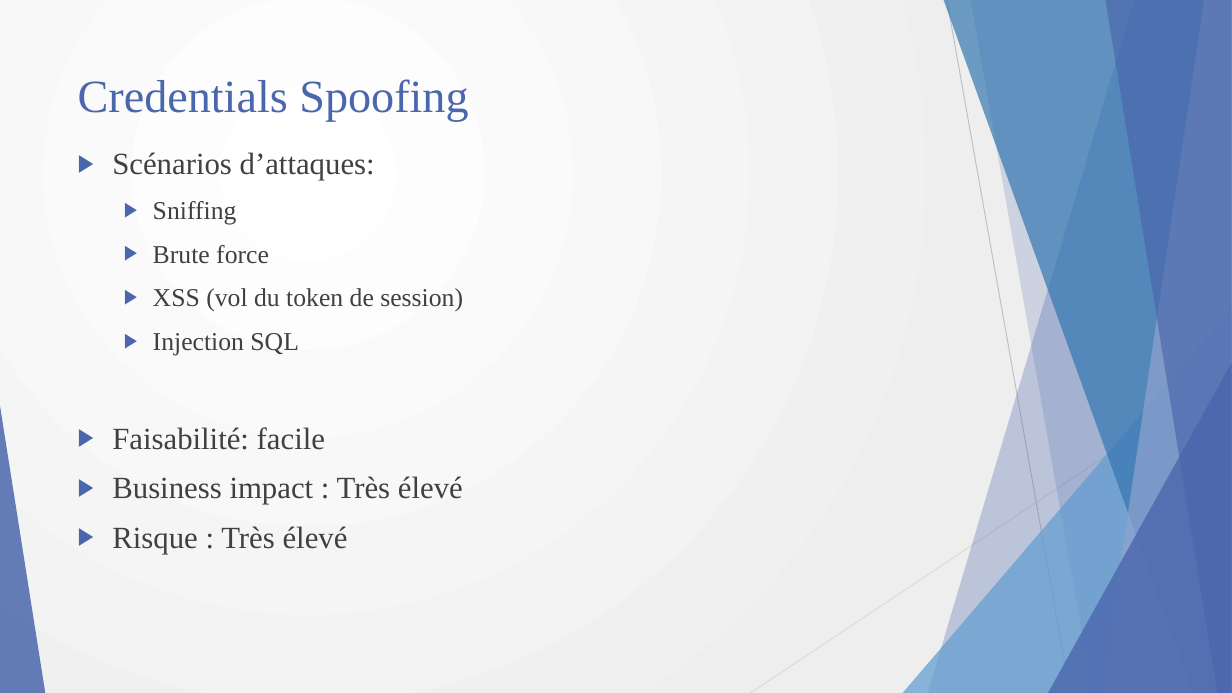
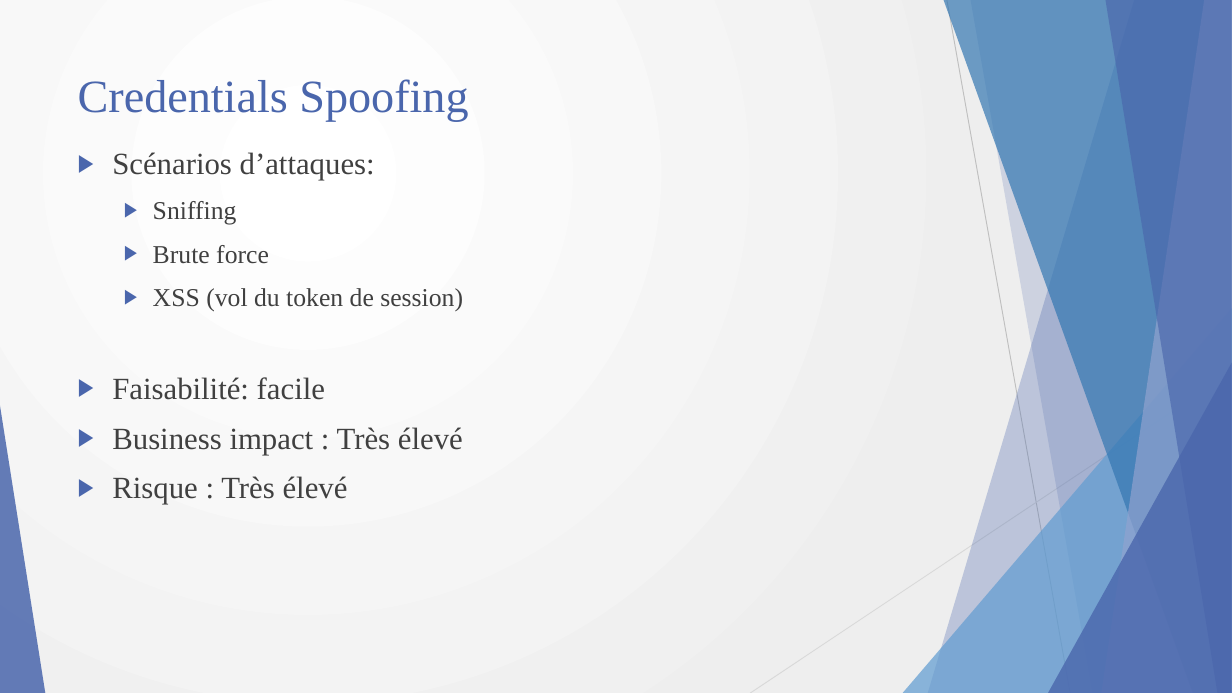
Before and after one commit to DDejviDD/STI-Project2, a slide deck: slide 3 of STI-muaremi_schurch-PRO2_presentation.pptx. Drawn at 1232x693 pixels with LibreOffice and Linux fonts; fonts in the diff are those of the drawing. Boxes give left, top, right and bottom in pixels: in the first picture for what was removed or moved away, otherwise in the second. Text is boxed around its words. In the diff, an @@ line names an element or a change of style, - is before the commit and + after.

```diff
--- a/STI-muaremi_schurch-PRO2_presentation.pptx
+++ b/STI-muaremi_schurch-PRO2_presentation.pptx
@@ text at (153,333,299,356): paragraph removed @@
-  ▶ Injection SQL
```
